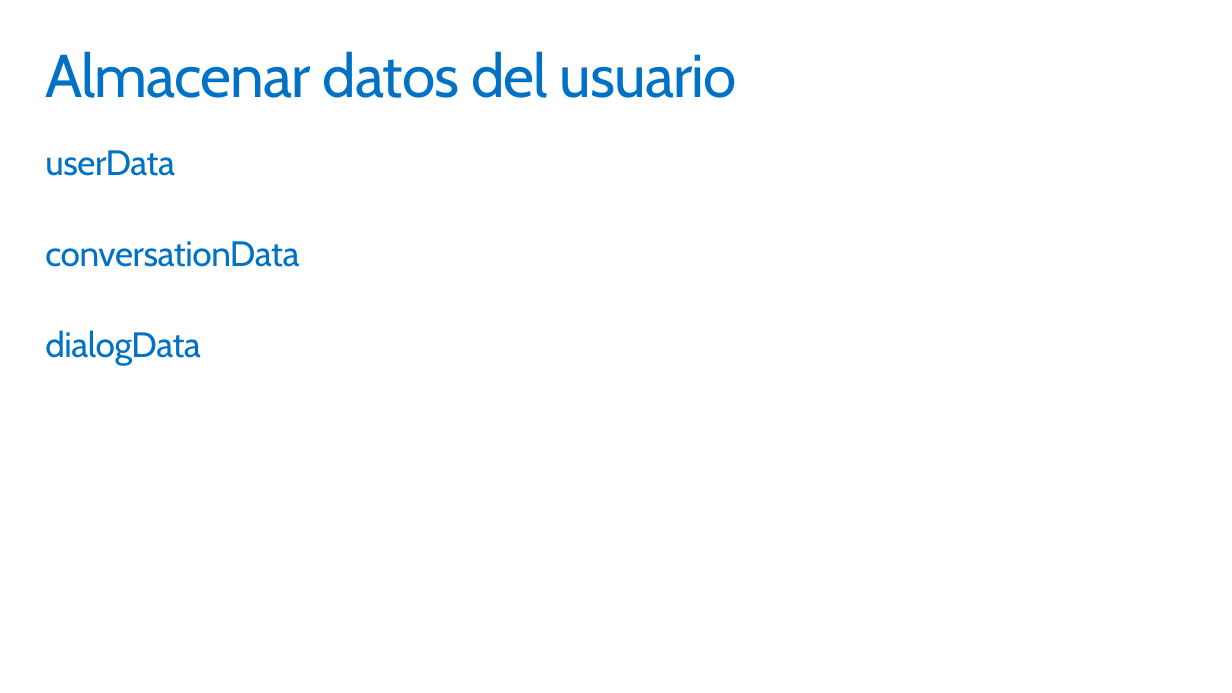
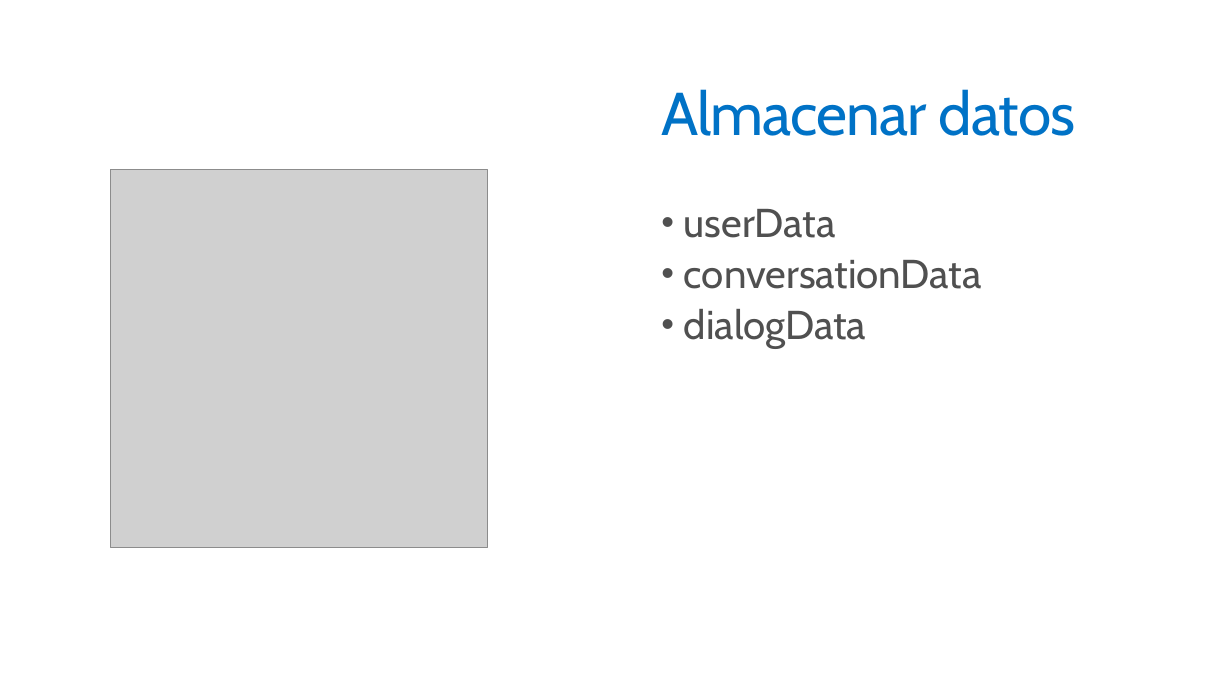
Before and after one commit to gespinosa1986/bot-framework-tutorial, a slide deck: slide 23 of 1. Introducción a Microsoft Bot Framework/Introducción a Microsoft Bot Framework con Node.pptx (slide 22 before the commit). Drawn at 1232x693 pixels with LibreOffice and Linux fonts; fonts in the diff are those of the drawing; grey boxes stand for pictures. Boxes give left, top, right and bottom in pixels: in the first picture for what was removed or moved away, otherwise in the second. Text is boxed around its words. In the diff, an @@ line names an element or a change of style, - is before the commit and + after.

```diff
--- a/1. Introducción a Microsoft Bot Framework/Introducción a Microsoft Bot Framework con Node.pptx
+++ b/1. Introducción a Microsoft Bot Framework/Introducción a Microsoft Bot Framework con Node.pptx
@@ title at (661,89,1076,136): text changed @@
-Almacenar datos del usuario
+Almacenar datos
@@ picture added at (111,169,488,547) @@
@@ text "userData": place and size @@
-text "userData" at (45,150,299,366)
+text "userData" at (684,209,982,348)
@@ text "userData" at (684,209,982,348): size 28 to 32 pt, text colour #0072C6 to #505050, letter spacing -0.3 to 0 pt; bullet none to • @@
```
Also in this commit, not shown: 6 other slides changed, 7 slides added, 22 slides removed, 6 other files.
